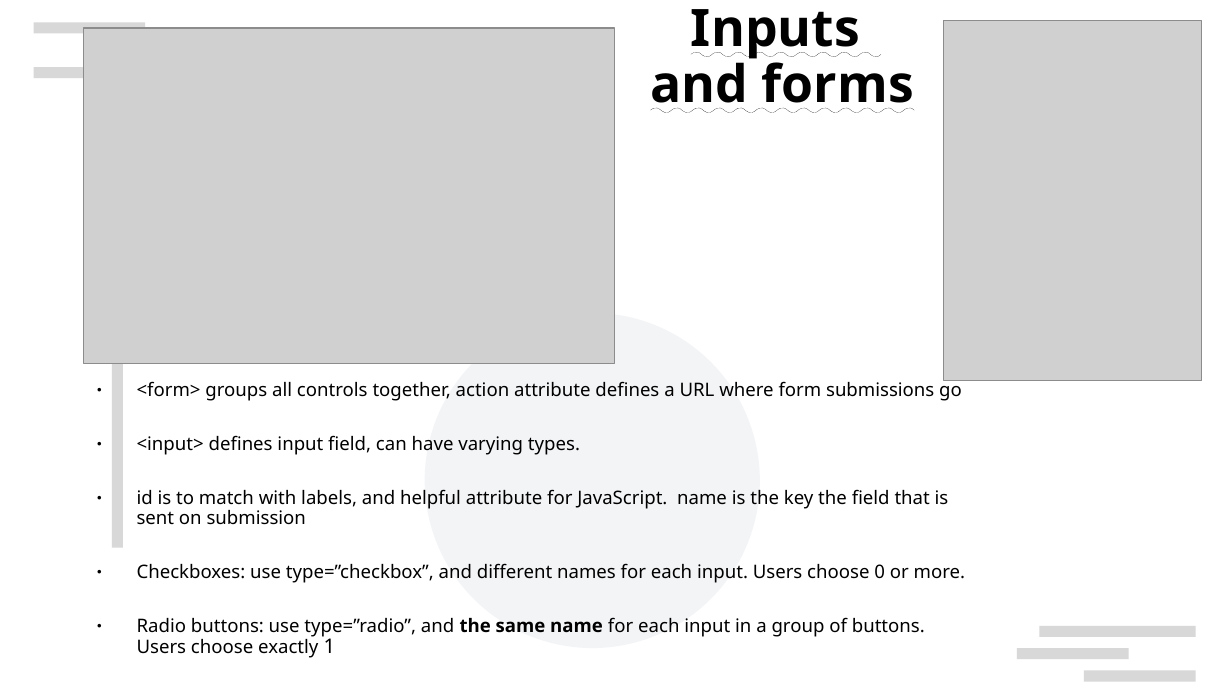
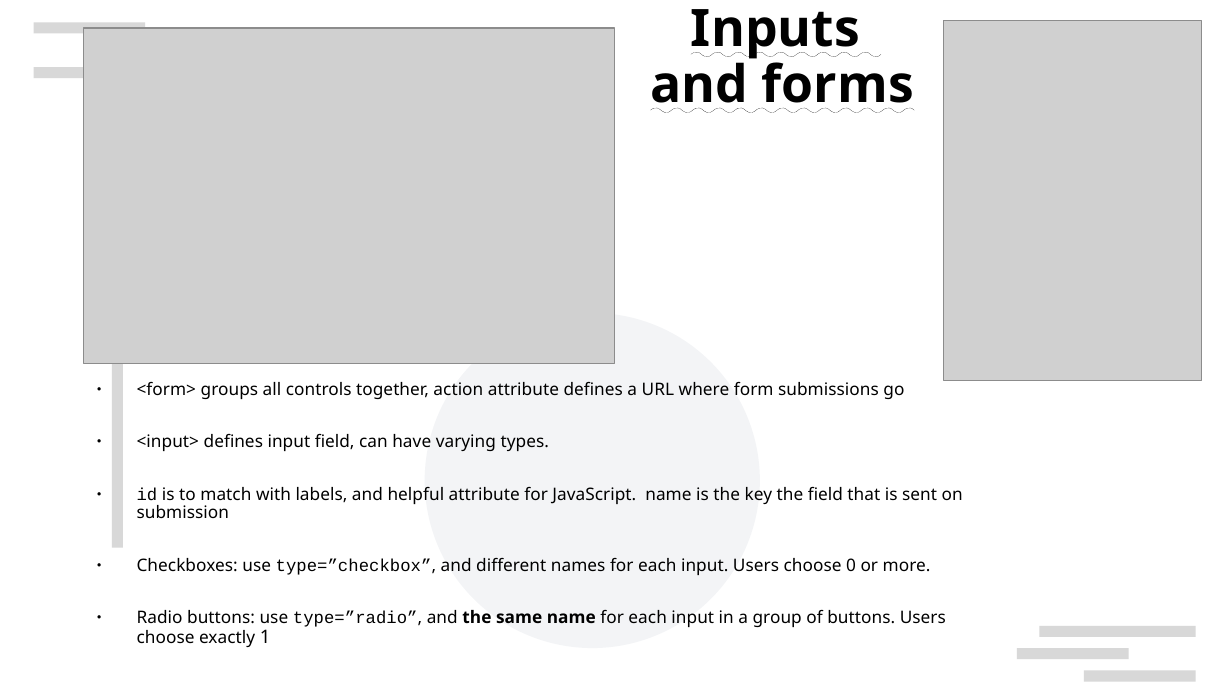
Before and after one commit to TonyLiu0226/toDoListTutorial, a slide deck: slide 7 of presentation.pptx (slide 6 before the commit). Drawn at 1232x693 pixels with LibreOffice and Linux fonts; fonts in the diff are those of the drawing; grey boxes stand for pictures; background and template pictures are left out. Boxes give left, top, right and bottom in pixels: in the first picture for what was removed or moved away, otherwise in the second. Text is boxed around its words. In the diff, an @@ line names an element or a change of style, - is before the commit and + after.

```diff
--- a/presentation.pptx
+++ b/presentation.pptx
@@ text "<form> groups all controls together, ..." at (x1=137, y1=382, x2=963, y2=647): size 12 to 11.1 pt; font Noto Sans to Courier New in "id", "type=”checkbox”,", "type=”radio”,"; size 13 to 12 pt in "1" @@
```
Also in this commit, not shown: 10 other slides changed, 1 slide added, 1 slide removed.
